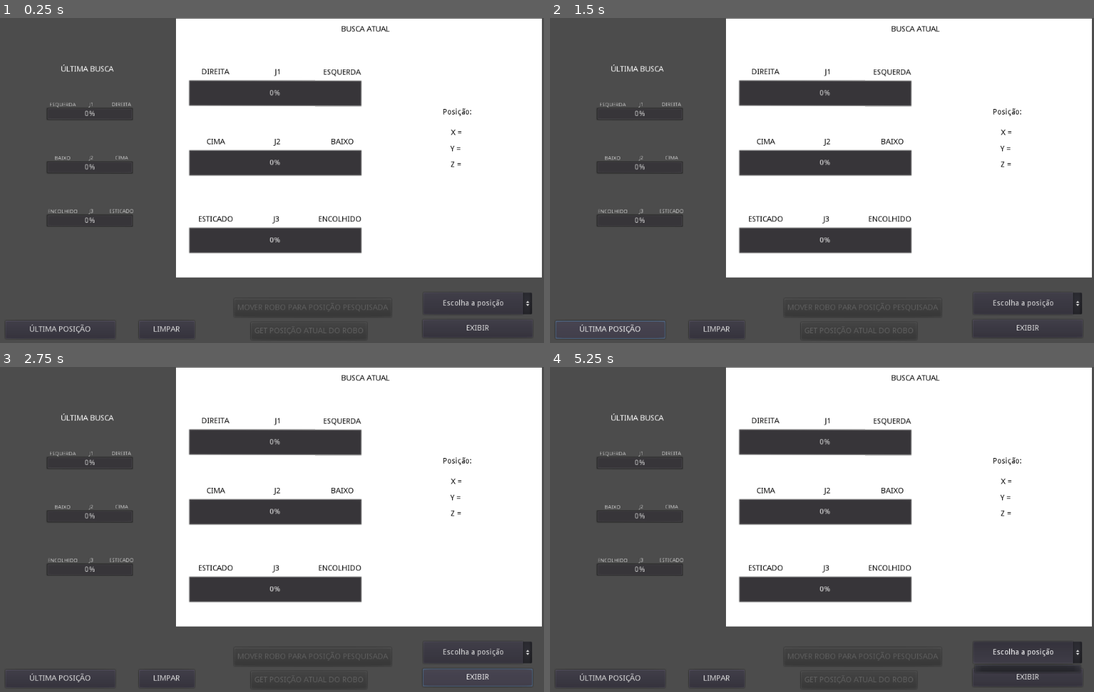
Above: before the commit, frames 1-4 (two rows, left to right).
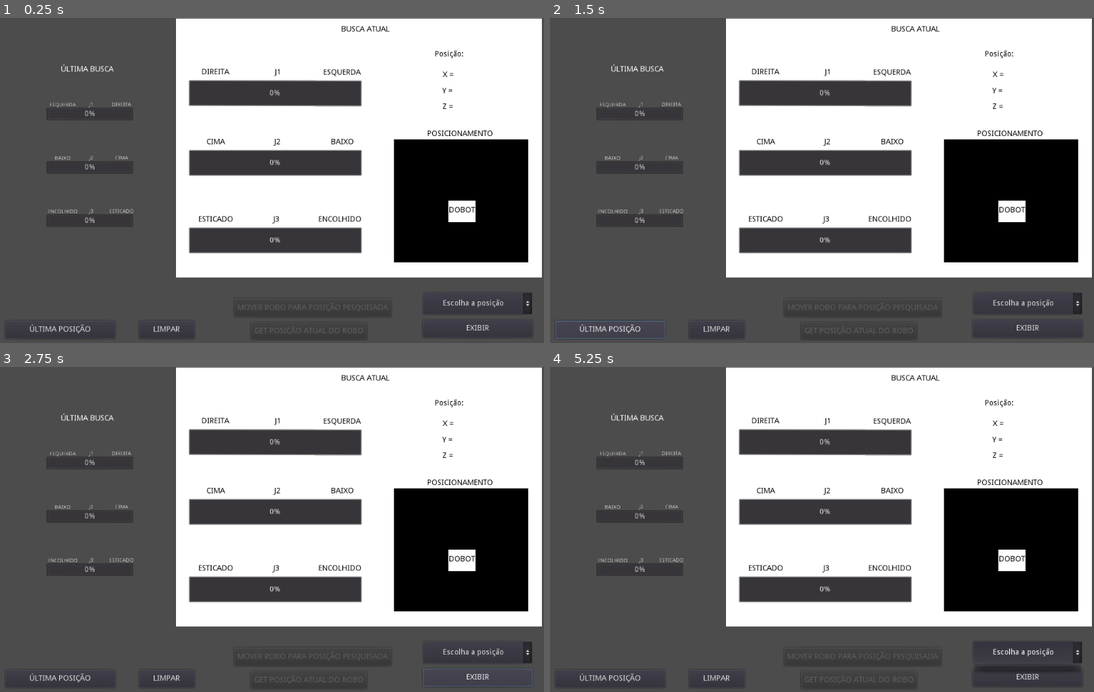
Above: after the commit, the same moments.

Repository: Lemos1347/Inteli-RoboDigital
Game: Godot game, scene res://Node2D.tscn
Same seed, same stepped clock (60 frames per second), same inputs: the game is played once before the commit and once after it.
Inputs:
- Up to frame 1 (0.25 s): no input
- Up to frame 2 (1.5 s): click "LIMPAR" at 0.5 s; click "ÚLTIMA POSIÇÃO" at 1.25 s
- Up to frame 3 (2.75 s): click "EXIBIR" at 2 s
- Up to frame 4 (5.25 s): click "Escolha a posição" at 2.75 s; click "ÚLTIMA POSIÇÃO" at 3.5 s; click "EXIBIR" at 4.25 s; click "Escolha a posição" at 5 s

The runs differ from the first frame. In frame 1, 9.4% of the frame differs, in the area x 72-98%, y 10-76%; in frame 2, 9.4%; in frame 3, 9.4%; in frame 4, 9.4%.

Commit message:
Posicionamento do robo criado na cena 2D

Diff:
--- a/src/godot/Node2D.gd
+++ b/src/godot/Node2D.gd
@@ -50,4 +50,36 @@
 	$Posicionamento/ResulX.text = x
 	$Posicionamento/ResulY.text = y
 	$Posicionamento/ResulZ.text = z
+
+	if x == "" and y == "":
+		$Garra.rect_position = Vector2(866, 361)
+	else:
+		$Garra.rect_position = Vector2(converter_cords_x(float(y)), converter_cords_y(float(x)))
+
 	preenchido = true
+
+func converter_cords_x(y_dobot):
+	if y_dobot > 0:
+		var diferenca = 366 - y_dobot
+		var diferenca_godot = diferenca/3.34
+		var loc_godot = 753 + diferenca_godot
+		return loc_godot
+
+	elif y_dobot < 0:
+		var diferenca = -366 - y_dobot
+		var diferenca_godot = diferenca/3.34
+		var loc_godot = 972 + diferenca_godot
+		return loc_godot
+
+func converter_cords_y(x_dobot):
+	if x_dobot > 0:
+		var diferenca = 365 - x_dobot
+		var diferenca_godot = diferenca/2.88
+		var loc_godot = 239 + diferenca_godot
+		return loc_godot
+
+	elif x_dobot < 0:
+		var diferenca = -183 - x_dobot
+		var diferenca_godot = diferenca/2.88
+		var loc_godot = 429 + diferenca_godot
+		return loc_godot
--- a/src/godot/Node2D.tscn
+++ b/src/godot/Node2D.tscn
@@ -543,10 +543,10 @@
 }
 
 [node name="Posicionamento" type="Control" parent="."]
-margin_left = 765.0
-margin_top = 167.0
-margin_right = 960.0
-margin_bottom = 341.0
+margin_left = 750.0
+margin_top = 60.0
+margin_right = 945.0
+margin_bottom = 234.0
 
 [node name="x" type="Label" parent="Posicionamento"]
 modulate = Color( 0, 0, 0, 1 )
@@ -683,6 +683,49 @@
 
 [node name="HTTPRequest2" type="HTTPRequest" parent="."]
 
+[node name="Canvas" type="ColorRect" parent="."]
+margin_left = 748.0
+margin_top = 224.0
+margin_right = 995.0
+margin_bottom = 451.0
+color = Color( 0, 0, 0, 1 )
+
+[node name="Dobot" type="ColorRect" parent="Canvas"]
+anchor_left = 0.5
+anchor_top = 1.0
+anchor_right = 0.5
+anchor_bottom = 1.0
+margin_left = -23.5
+margin_top = -114.0
+margin_right = 26.5
+margin_bottom = -74.0
+
+[node name="DobotName" type="Label" parent="Canvas/Dobot"]
+margin_left = 1.0
+margin_top = 11.0
+margin_right = 49.0
+margin_bottom = 25.0
+custom_colors/font_color = Color( 0, 0, 0, 1 )
+text = "DOBOT"
+align = 1
+valign = 1
+
+[node name="Posicionamento2" type="Label" parent="."]
+margin_left = 791.0
+margin_top = 207.0
+margin_right = 949.0
+margin_bottom = 221.0
+custom_colors/font_color = Color( 0, 0, 0, 1 )
+text = "POSICIONAMENTO"
+align = 1
+valign = 1
+
+[node name="Garra" type="ColorRect" parent="."]
+margin_left = 866.0
+margin_top = 361.0
+margin_right = 882.0
+margin_bottom = 376.0
+
 [connection signal="pressed" from="LastPosition" to="." method="_on_LastPosition_pressed"]
 [connection signal="pressed" from="GeneratePosition" to="GeneratePosition" method="_on_GeneratePosition_pressed"]
 [connection signal="pressed" from="GeneratePosition/Positions" to="GeneratePosition/Positions" method="_on_Positions_pressed"]
Not shown, changed: src/api/docker-compose.yml
